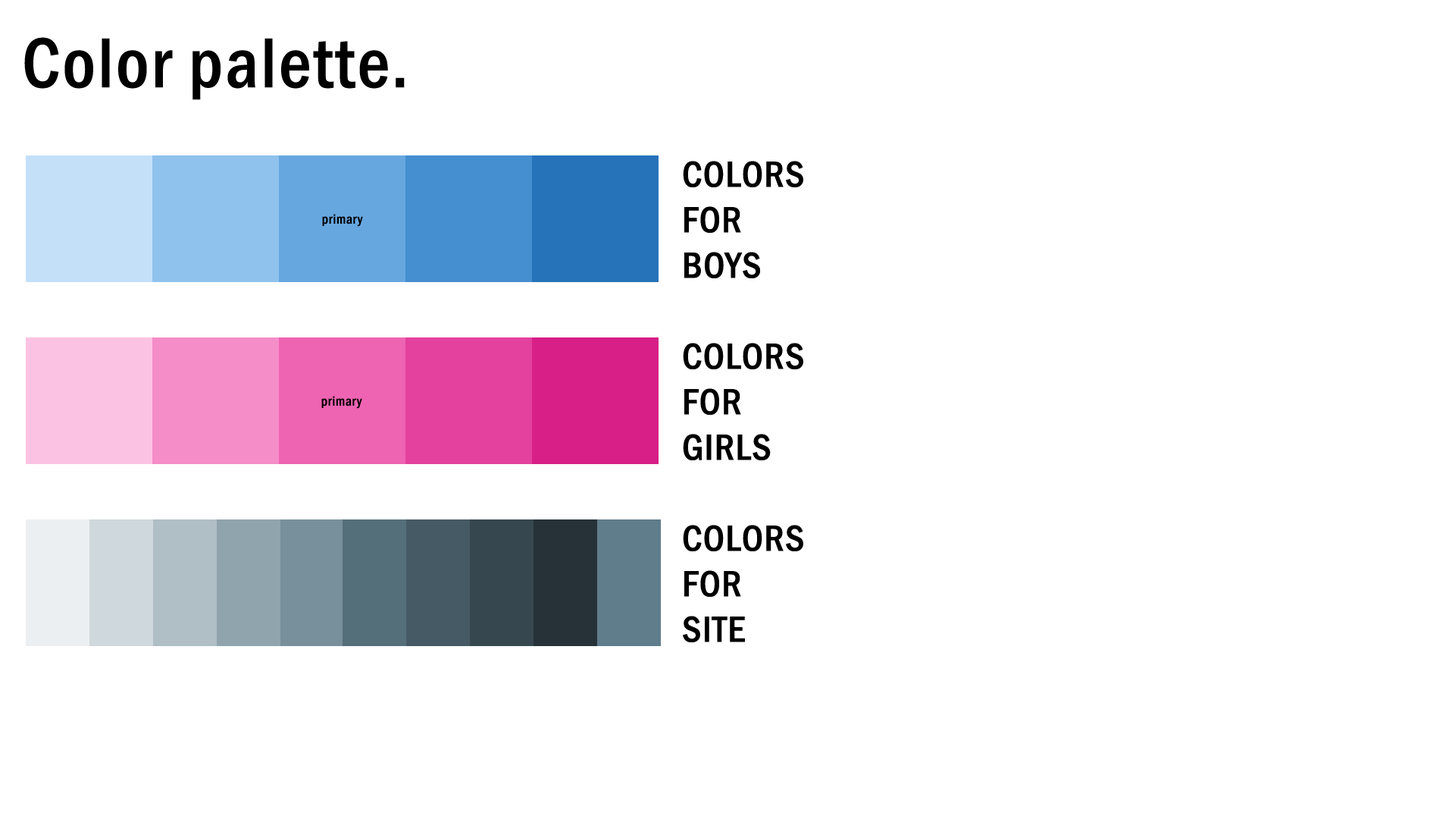
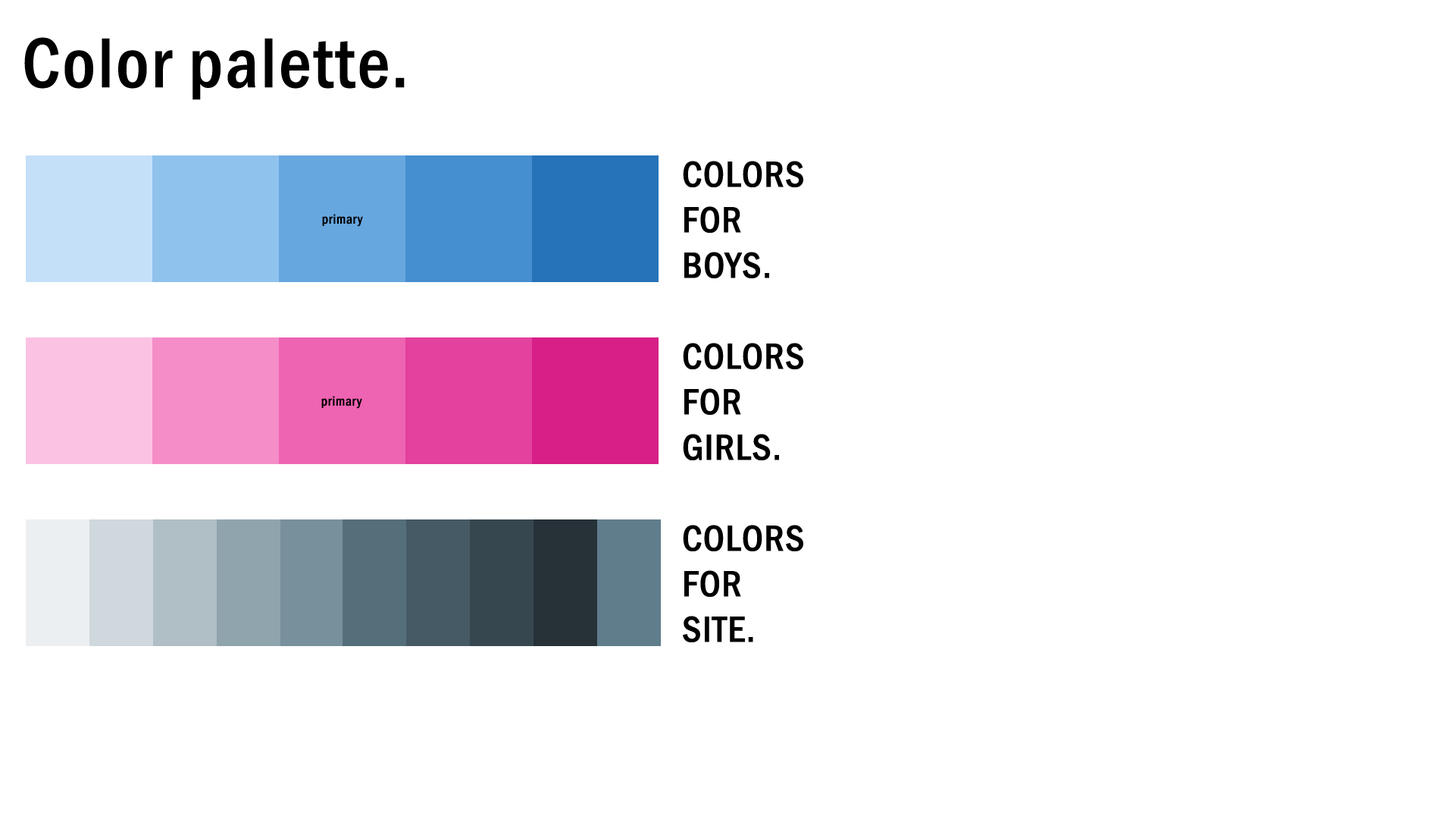
Before/after of a 1455x819 layered artwork. What changed in the layer stack:
renamed "COLORS FOR SITE" to "COLORS FOR SITE.", painted on it over [714,579,754,643]
renamed "COLORS FOR GIRLS" to "COLORS FOR GIRLS.", painted on it over [747,344,780,461]
renamed "COLORS FOR BOYS" to "COLORS FOR BOYS.", painted on it over [735,257,770,279]
